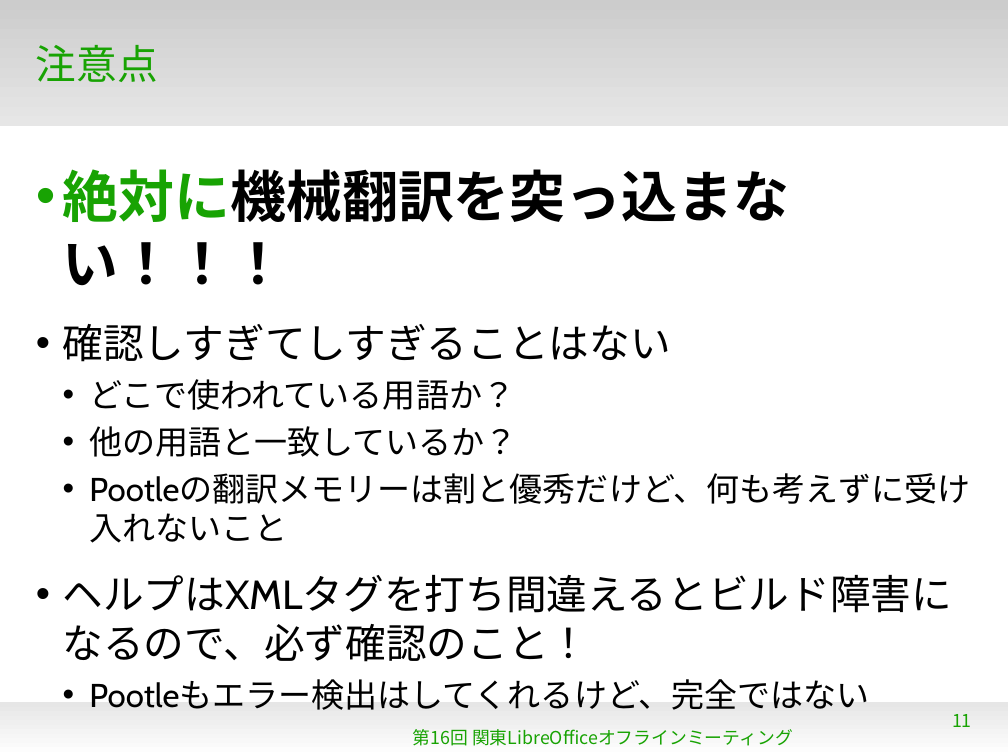
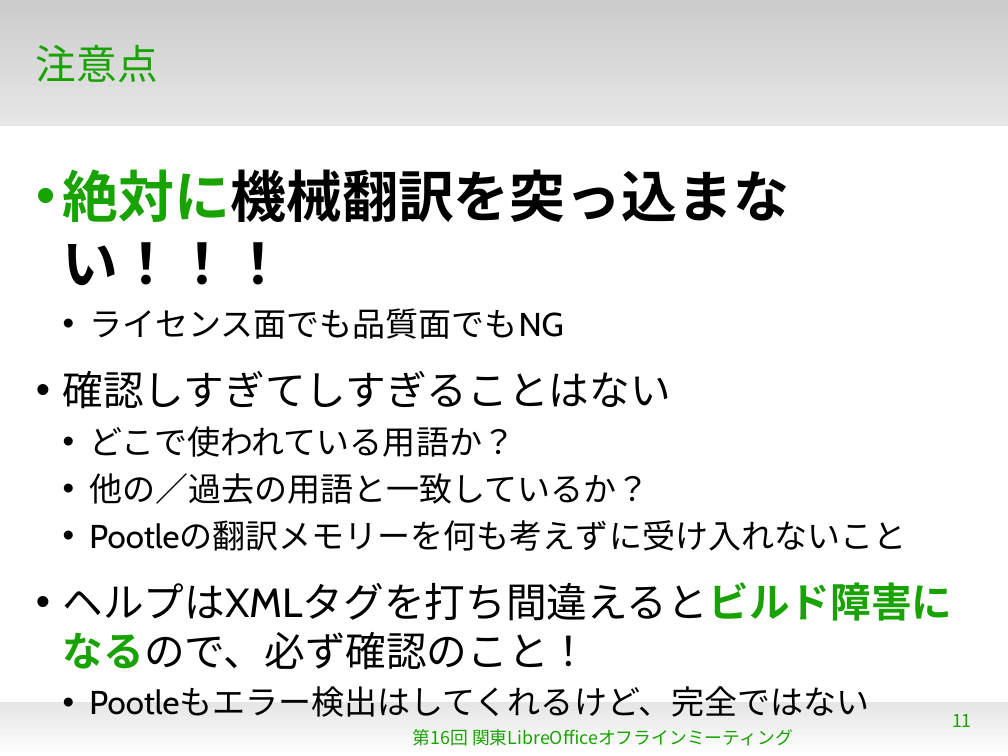
Before and after one commit to naruoga/KantoLibreOffice, a slide deck: slide 11 of 2014-12-Translation/HowToTranslateLibreOffice.odp. Drawn at 1008x756 pixels with LibreOffice and Linux fonts; fonts in the diff are those of the drawing; background and template pictures are left out. Boxes give left, top, right and bottom in pixels: in the first picture for what was removed or moved away, otherwise in the second. Text is boxed around its words. In the diff, an @@ line names an element or a change of style, - is before the commit and + after.

```diff
--- a/2014-12-Translation/HowToTranslateLibreOffice.odp
+++ b/2014-12-Translation/HowToTranslateLibreOffice.odp
@@ text at [89, 308, 564, 339]: paragraph added @@
+  • ライセンス面でも品質面でもNG
@@ text at [89, 473, 906, 551]: text changed @@
-  • 他の用語と一致しているか？
-  • Pootleの翻訳メモリーは割と優秀だけど、何も考えずに受け入れないこと
+  • 他の／過去の用語と一致しているか？
+  • Pootleの翻訳メモリーを何も考えずに受け入れないこと
@@ text at [63, 582, 953, 670]: text colour #000000 to #18A303, bold on in "ヘルプはXMLタグを打ち間違えるとビルド障害になるので、必ず確認のこと！" @@
```
Also in this commit, not shown: 3 other slides changed.
